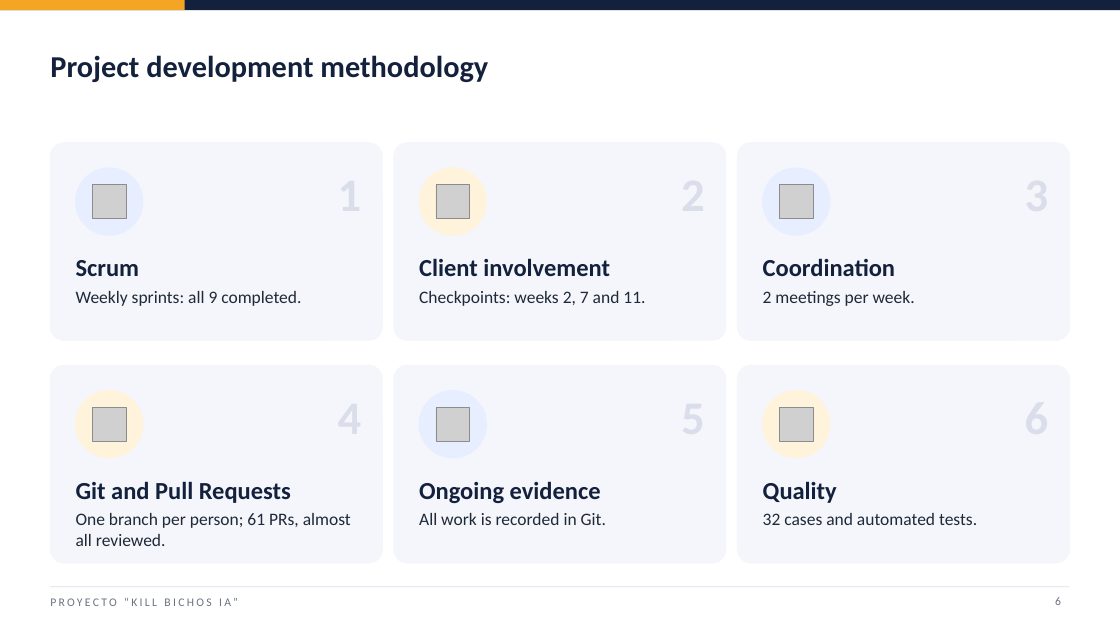
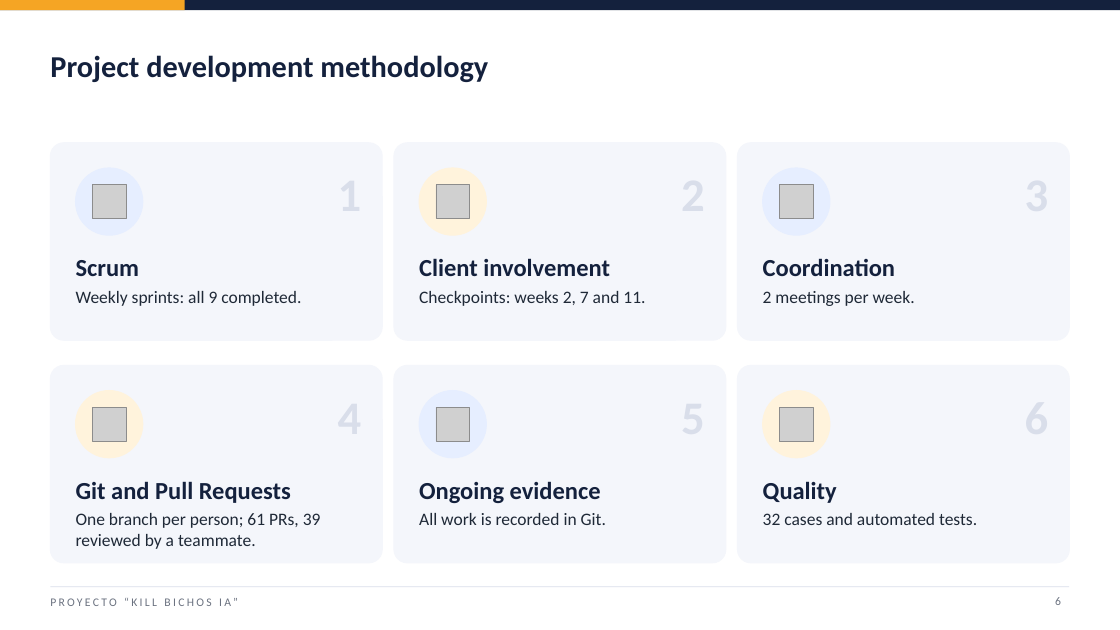
Before and after one commit to j4vierlb/PROYECTO-TESIS-, a slide deck: slide 6 of Fase 2/Evidencias Proyecto/Presentación Final del proyecto (Inglés).pptx. Drawn at 1120x630 pixels with LibreOffice and Linux fonts; fonts in the diff are those of the drawing; grey boxes stand for pictures; background and template pictures are left out. Boxes give left, top, right and bottom in pixels: in the first picture for what was removed or moved away, otherwise in the second. Text is boxed around its words. In the diff, an @@ line names an element or a change of style, - is before the commit and + after.

```diff
--- a/Fase 2/Evidencias Proyecto/Presentación Final del proyecto (Inglés).pptx
+++ b/Fase 2/Evidencias Proyecto/Presentación Final del proyecto (Inglés).pptx
@@ text at (x1=76, y1=513, x2=321, y2=549): text changed @@
-One branch per person; 61 PRs, almost all reviewed.
+One branch per person; 61 PRs, 39 reviewed by a teammate.
```
Also in this commit, not shown: 5 other files.
